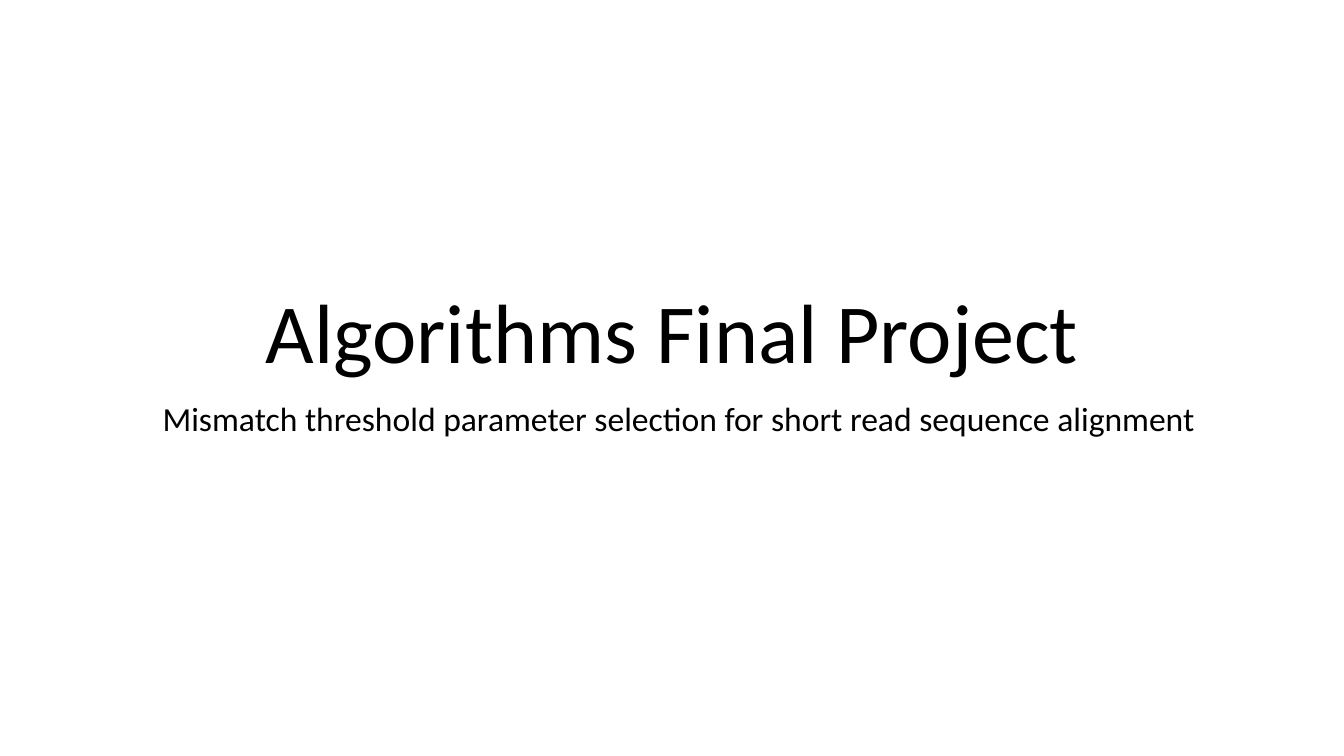
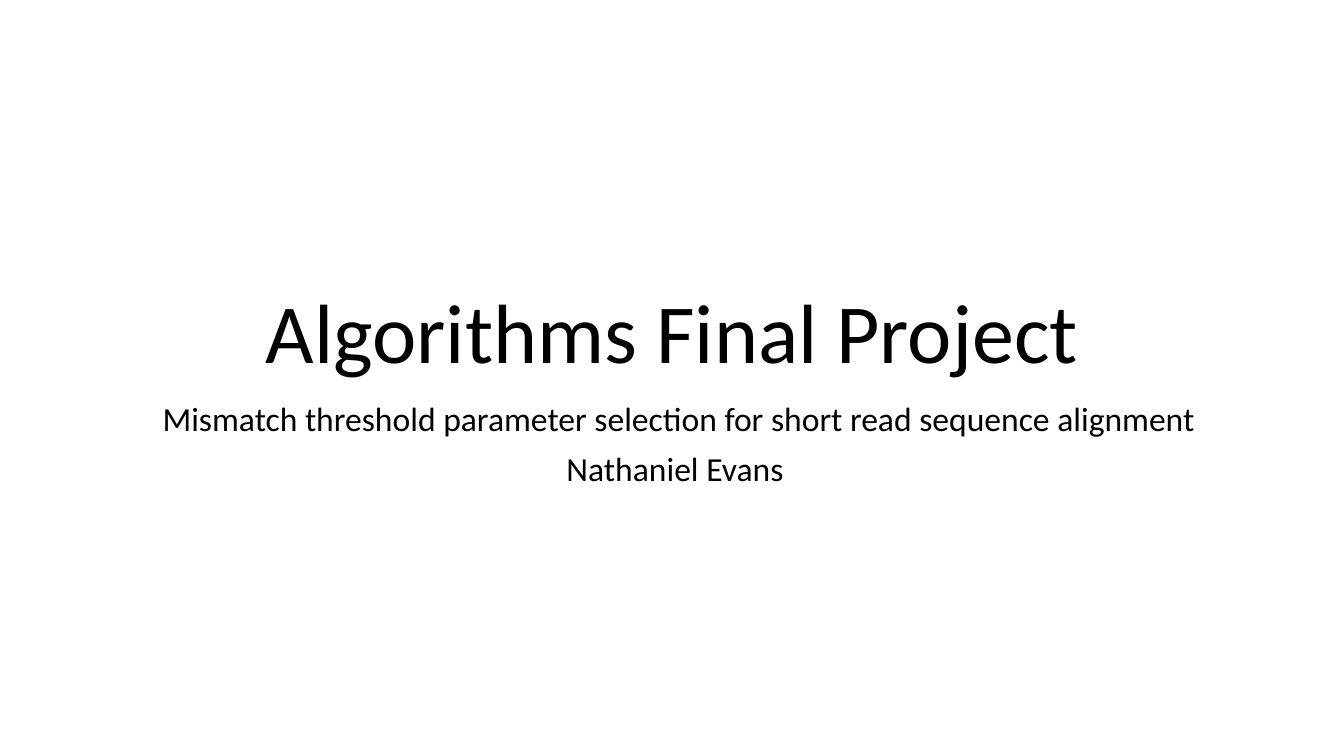
Before and after one commit to nathanieljevans/BMI650, a slide deck: slide 1 of FINAL_PROJECT/Algorithms_Final_Project.pptx. Drawn at 1344x756 pixels with LibreOffice and Linux fonts; fonts in the diff are those of the drawing. Boxes give left, top, right and bottom in pixels: in the first picture for what was removed or moved away, otherwise in the second. Text is boxed around its words. In the diff, an @@ line names an element or a change of style, - is before the commit and + after.

```diff
--- a/FINAL_PROJECT/Algorithms_Final_Project.pptx
+++ b/FINAL_PROJECT/Algorithms_Final_Project.pptx
@@ text at (566, 457, 783, 482): paragraph added @@
+Nathaniel Evans
```
Also in this commit, not shown: 3 other slides changed, 1 other file.
